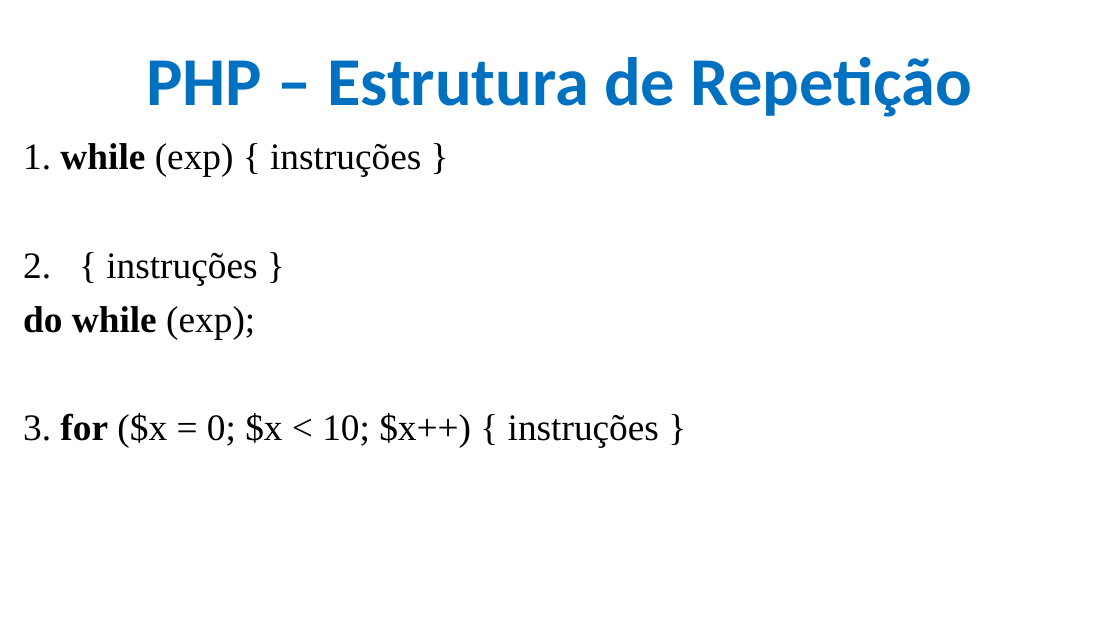
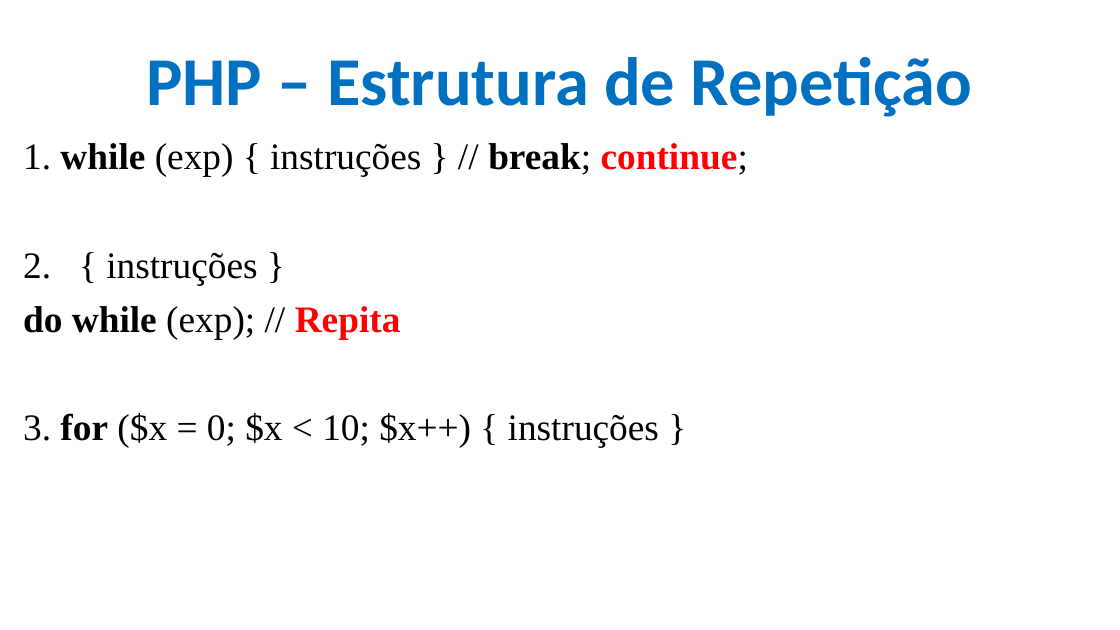
Before and after one commit to CloudEducationBrazil/WydenDesenvolvimentoWebPHP, a slide deck: slide 28 of 01 Classes/Aula 11 e 12 Desenvolvimento Web PHP - PHP.pptx (slide 24 before the commit). Drawn at 1120x630 pixels with LibreOffice and Linux fonts; fonts in the diff are those of the drawing; background and template pictures are left out. Boxes give left, top, right and bottom in pixels: in the first picture for what was removed or moved away, otherwise in the second. Text is boxed around its words. In the diff, an @@ line names an element or a change of style, - is before the commit and + after.

```diff
--- a/01 Classes/Aula 11 e 12 Desenvolvimento Web PHP - PHP.pptx
+++ b/01 Classes/Aula 11 e 12 Desenvolvimento Web PHP - PHP.pptx
@@ text at (23, 143, 748, 177): text changed @@
-1. while (exp) { instruções }
+1. while (exp) { instruções } // break; continue;
@@ text at (23, 306, 401, 339): text changed @@
-do while (exp);
+do while (exp); // Repita
```
Also in this commit, not shown: 7 other slides changed, 8 slides added.
